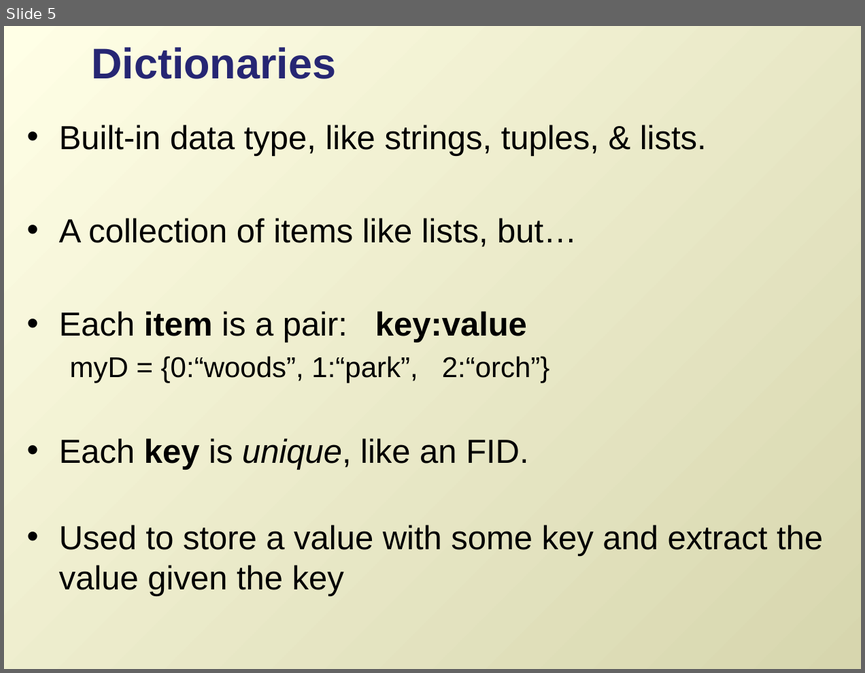
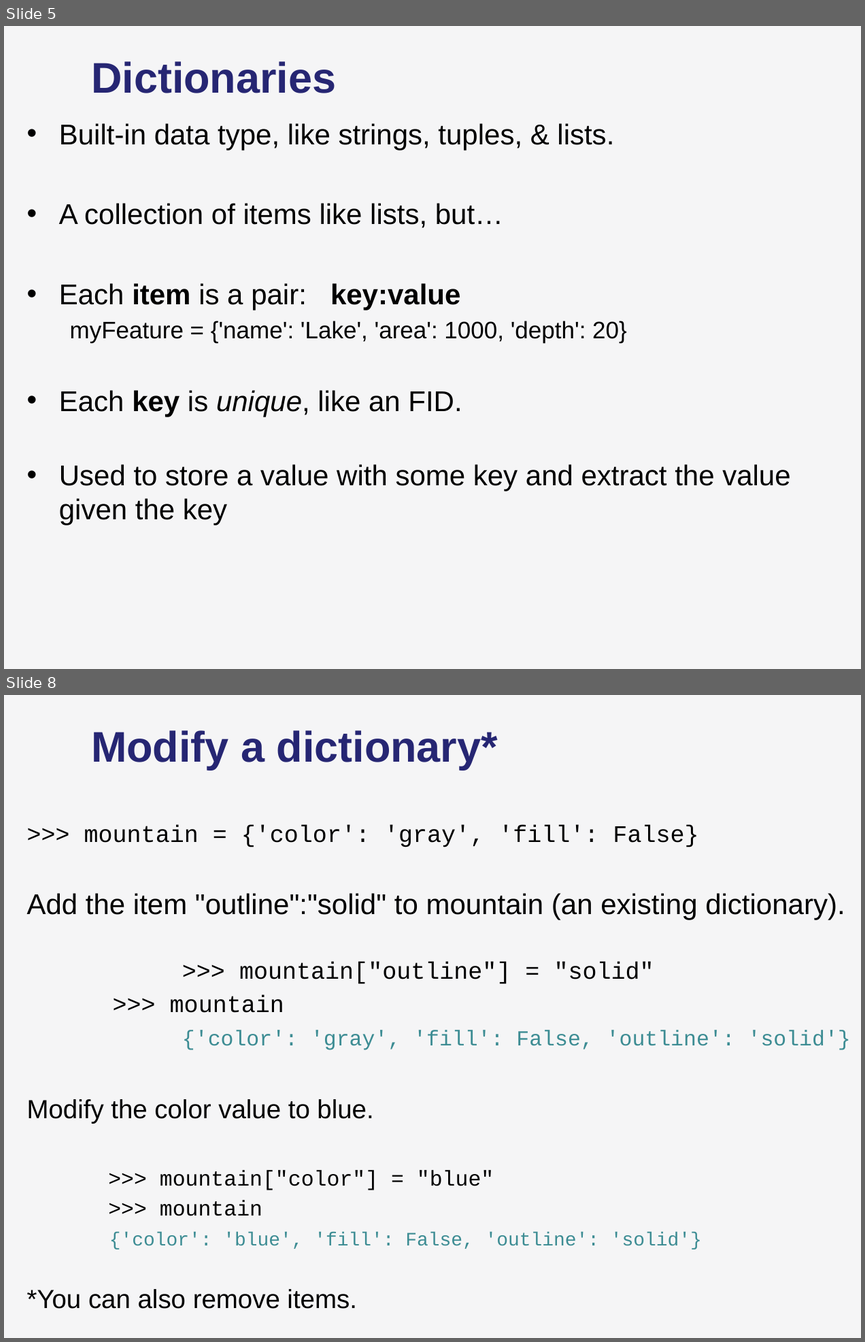
Before and after one commit to lgtateos/gis540, a slide deck: slides/dictionaries.pptx. Shown one above the other, each under a label of ours: slide 5 before the commit, slides 5 and 8 after it; the slides between them are not shown. The pictures are 865x673 and 865x1342 pixels, drawn with LibreOffice and Linux fonts; fonts in the diff are those of the drawing. Boxes give left, top, right and bottom in pixels: in the first picture for what was removed or moved away, otherwise in the second. Text is boxed around its words. In the diff, an @@ line names an element or a change of style, - is before the commit and + after.

```diff
--- a/slides/dictionaries.pptx
+++ b/slides/dictionaries.pptx
@@ slide 8 added at (x1=4, y1=695, x2=861, y2=1338), background #F5F5F6 @@
@@ title added at (x1=91, y1=730, x2=498, y2=770), 36 pt, text #262673, bold @@
+Modify a dictionary*
@@ text added at (x1=27, y1=825, x2=851, y2=1308), 18 pt, text #000000 @@
+>>> mountain = {'color': 'gray', 'fill': False}
+Add the item "outline":"solid" to mountain (an existing dictionary).
+  >>> mountain["outline"] = "solid"
+  >>> mountain
+  {'color': 'gray', 'fill': False, 'outline': 'solid'}
+Modify the color value to blue.
+  >>> mountain["color"] = "blue"
+  >>> mountain
+  {'color': 'blue', 'fill': False, 'outline': 'solid'}
+*You can also remove items.
@@ slide 5 changed as well @@
@@ background gradient #FFFFE6 to #D7D6AE to #F5F5F6 @@
@@ title "Dictionaries" moved from (x1=91, y1=47, x2=336, y2=79) to (x1=91, y1=61, x2=336, y2=93) @@
@@ text at (x1=59, y1=123, x2=790, y2=525): size 28 to 24 pt in "Built-in data type, like strings, tuples, & ...", "A collection of items like lists, but…", "Each item is a pair: key:value", "Each key is unique, like an FID." and 1 more places @@
@@ text at (x1=70, y1=320, x2=627, y2=343): text changed; size 24 to 20 pt @@
-  myD = {0:“woods”, 1:“park”, 2:“orch”}
+  myFeature = {'name': 'Lake', 'area': 1000, 'depth': 20}
```
Also in this commit, not shown: 28 other slides changed, 3 other slides added, 1 slide removed.
